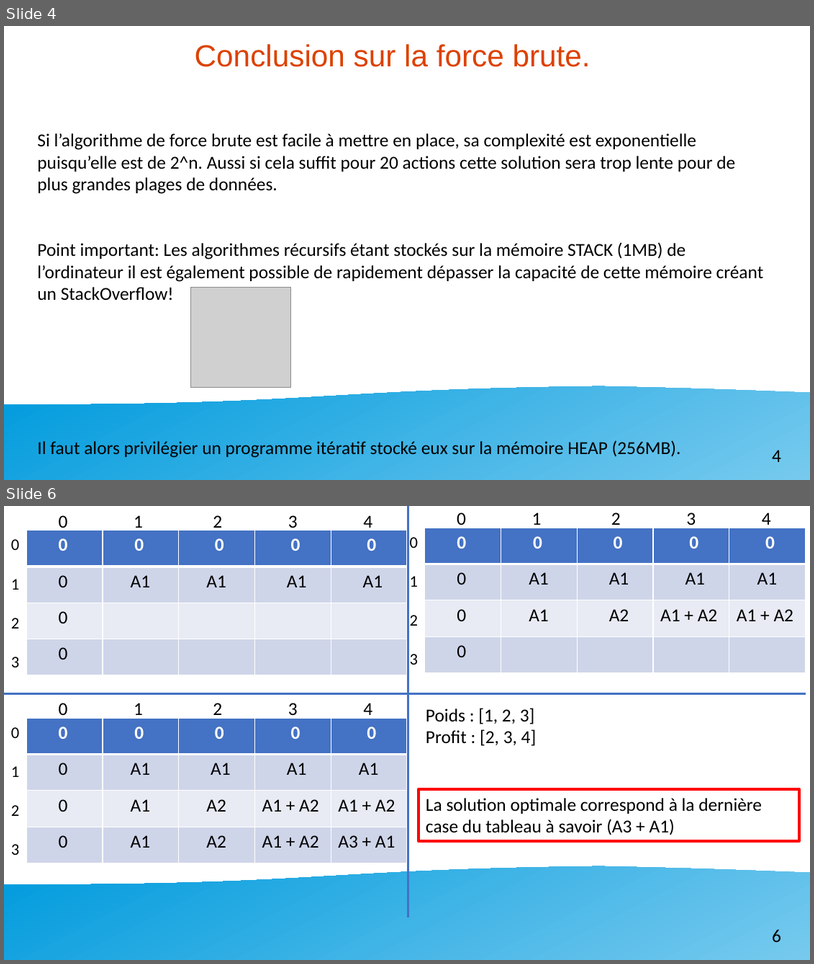
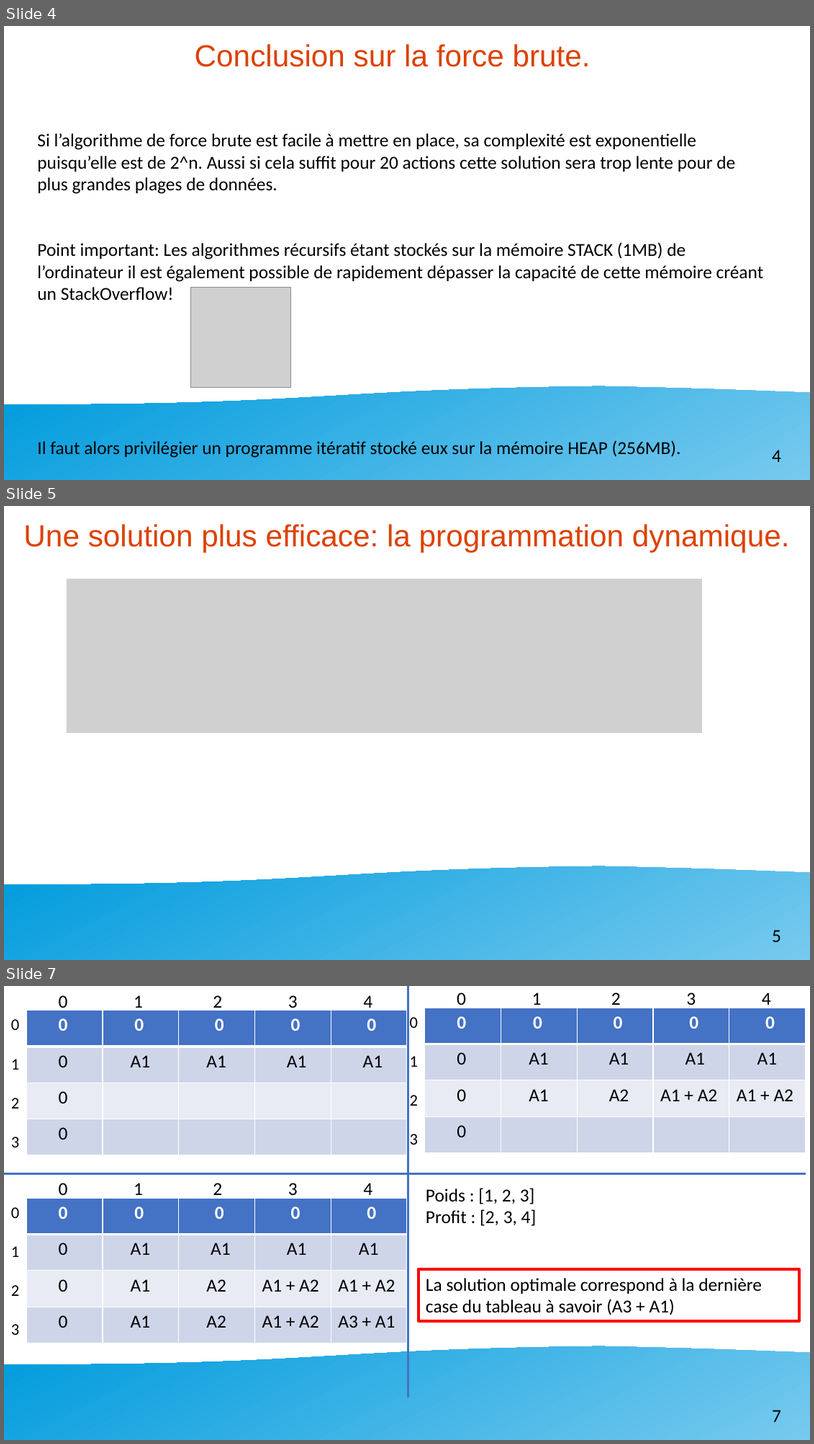
Before and after one commit to matthieu0guim/P7_Matthieu_Guimard, a slide deck: presentation sienna/présentation sienna.pptx. Shown one above the other, each under a label of ours: slides 4 and 6 before the commit, slides 4, 5 and 7 after it; the slides between them are not shown. The pictures are 814x964 and 814x1444 pixels, drawn with LibreOffice and Linux fonts; fonts in the diff are those of the drawing; grey boxes stand for pictures. Boxes give left, top, right and bottom in pixels: in the first picture for what was removed or moved away, otherwise in the second. Text is boxed around its words. In the diff, an @@ line names an element or a change of style, - is before the commit and + after.

```diff
--- a/presentation sienna/présentation sienna.pptx
+++ b/presentation sienna/présentation sienna.pptx
@@ slide 5 added at [4,506,810,960], background #FFFFFF; not listed: 2 template elements that a slide beside it also shows @@
@@ text added at [23,524,790,552], 30 pt, text #DD4100 @@
+Une solution plus efficace: la programmation dynamique.
@@ picture added at [66,579,702,733] @@
@@ what was slide 6 is now slide 7 @@
@@ page number at [772,1409,782,1422]: text changed @@
-6
+7
```
Also in this commit, not shown: 1 slide changed, 3 other files.
